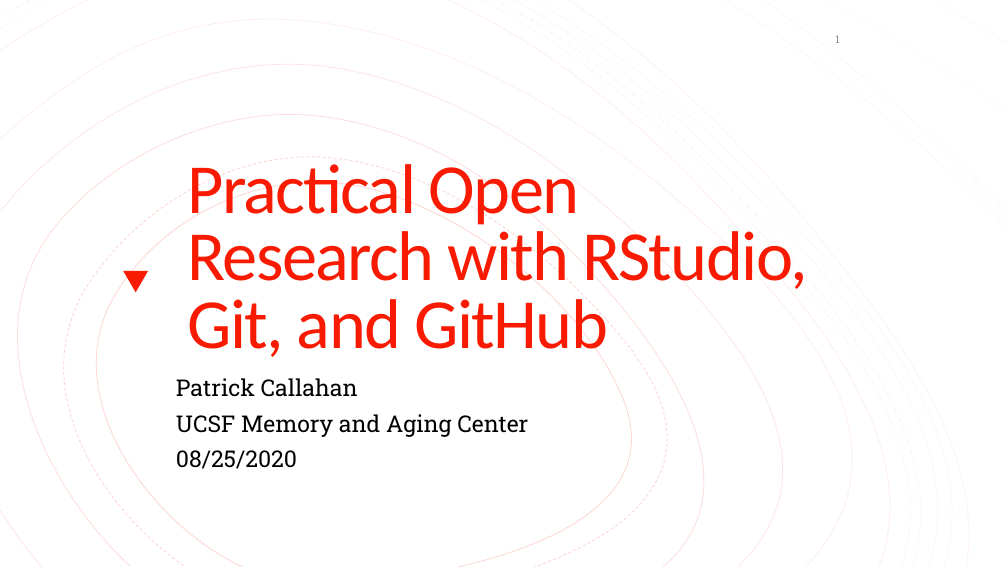
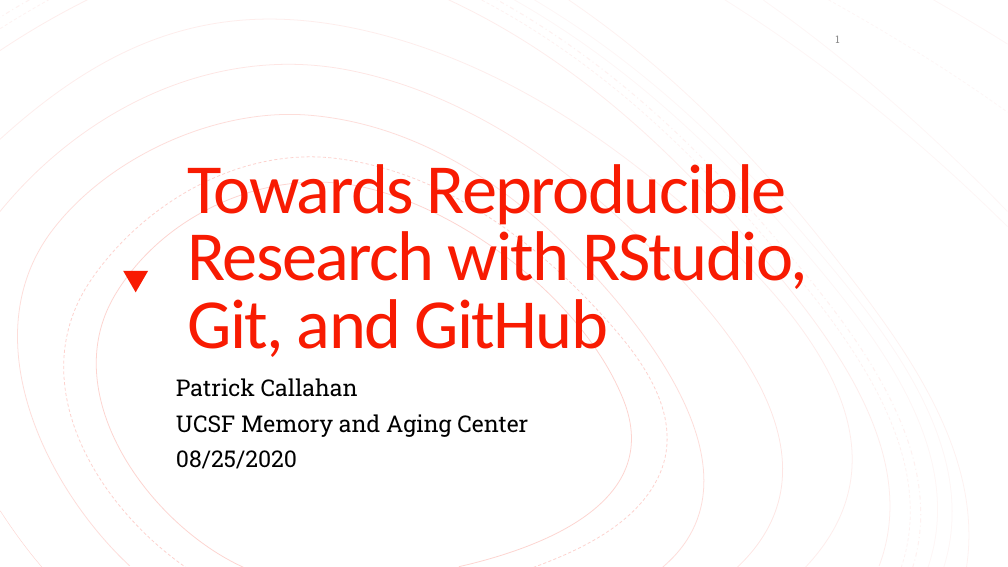
Before and after one commit to NeuroShepherd/R_Coding_Presentations, a slide deck: slide 1 of RStudio, Git, and Github/RStudio_Git_Github.pptx. Drawn at 1008x567 pixels with LibreOffice and Linux fonts; fonts in the diff are those of the drawing. Boxes give left, top, right and bottom in pixels: in the first picture for what was removed or moved away, otherwise in the second. Text is boxed around its words. In the diff, an @@ line names an element or a change of style, - is before the commit and + after.

```diff
--- a/RStudio, Git, and Github/RStudio_Git_Github.pptx
+++ b/RStudio, Git, and Github/RStudio_Git_Github.pptx
@@ title at bbox=[187, 157, 808, 363]: text changed @@
-Practical Open Research with RStudio, Git, and GitHub
+Towards Reproducible Research with RStudio, Git, and GitHub
```
Also in this commit, not shown: 9 other slides changed, 1 other file.
